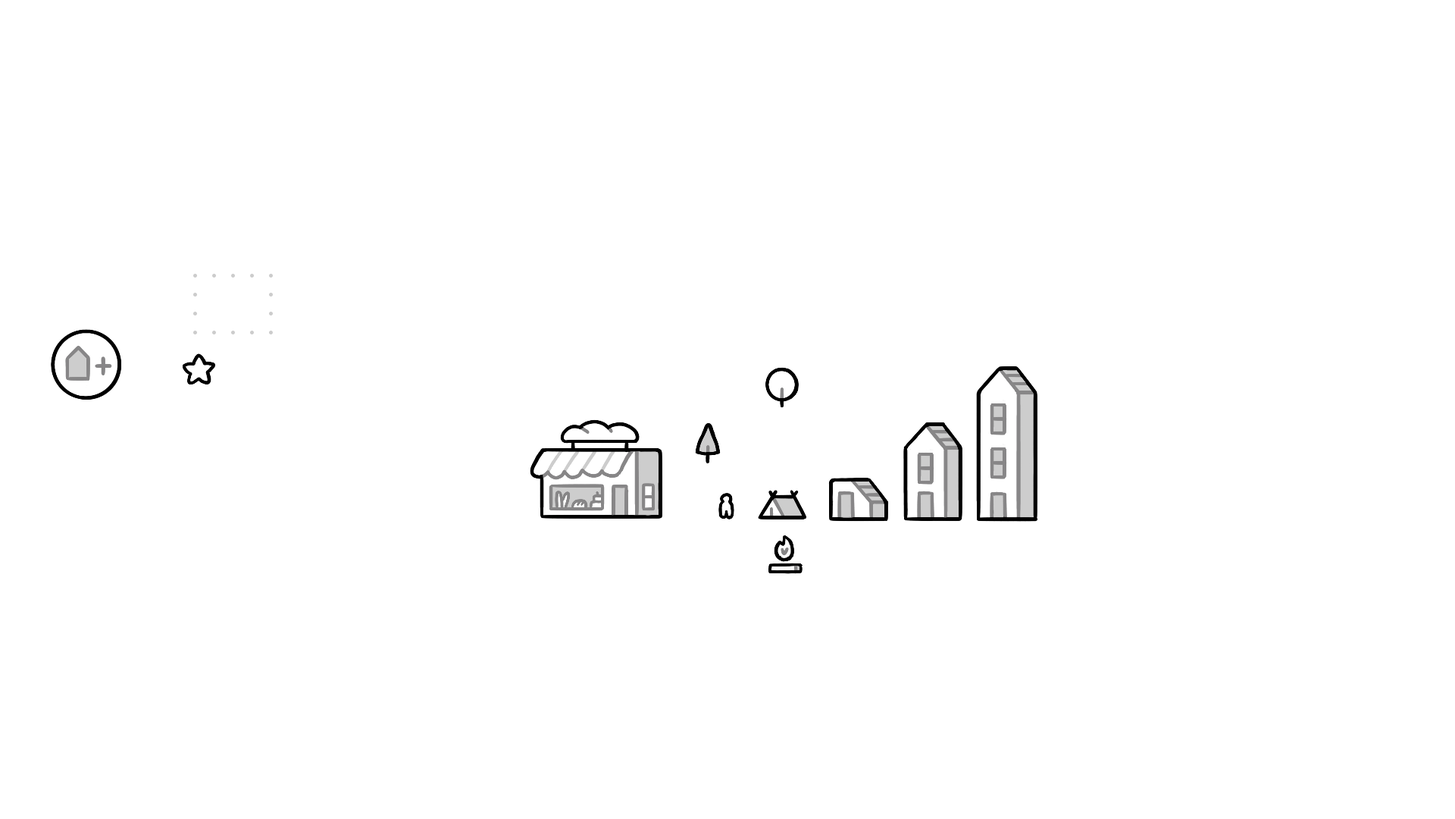
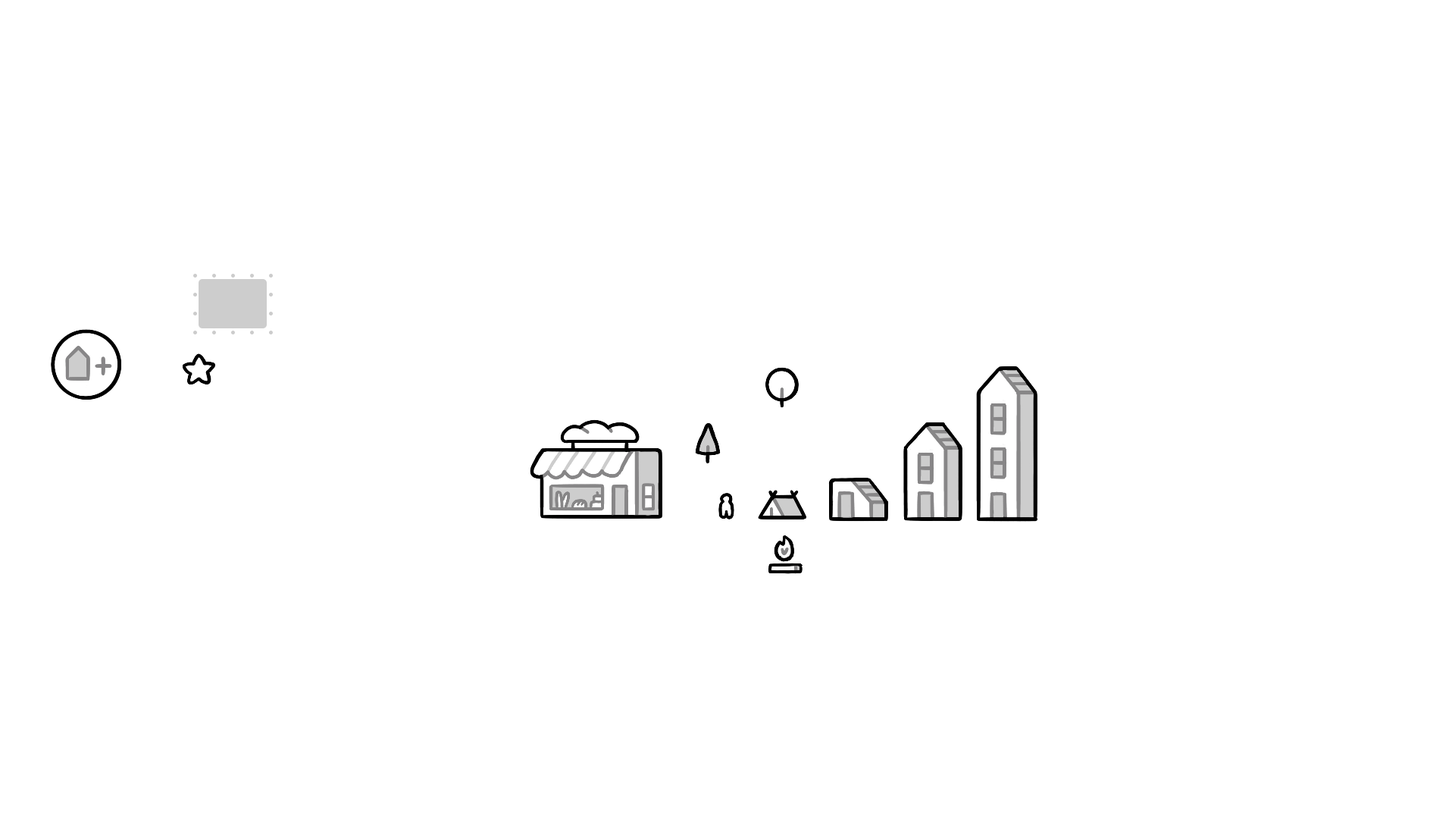
Before/after of a 1455 x 819 layered artwork. What changed in the layer stack:
added group "fieldInner" with 1 layers above "field" over box(198, 278, 267, 329)
added layer "Rechteck 1" (1st of 2, in "fieldInner") in group "fieldInner" over box(198, 278, 267, 329)
